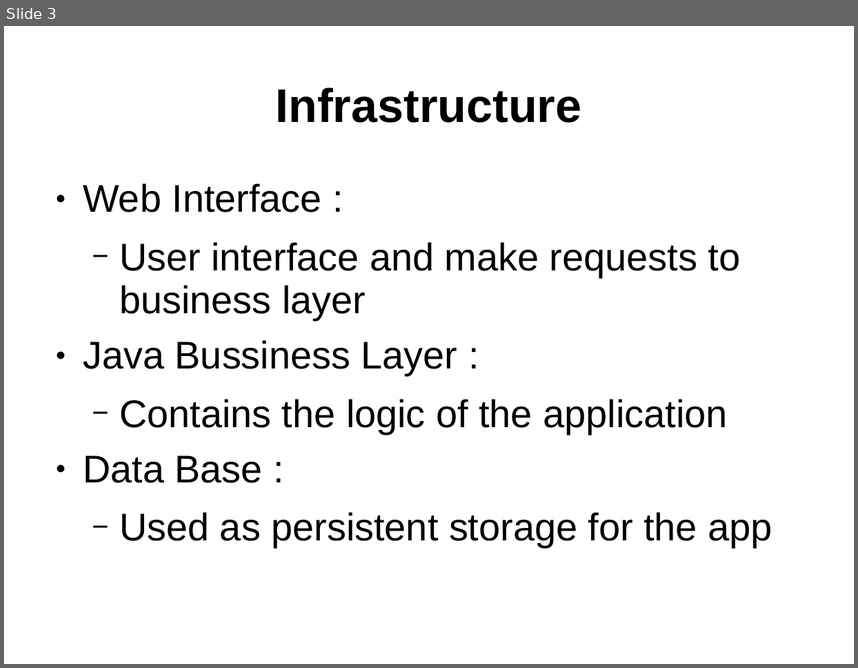
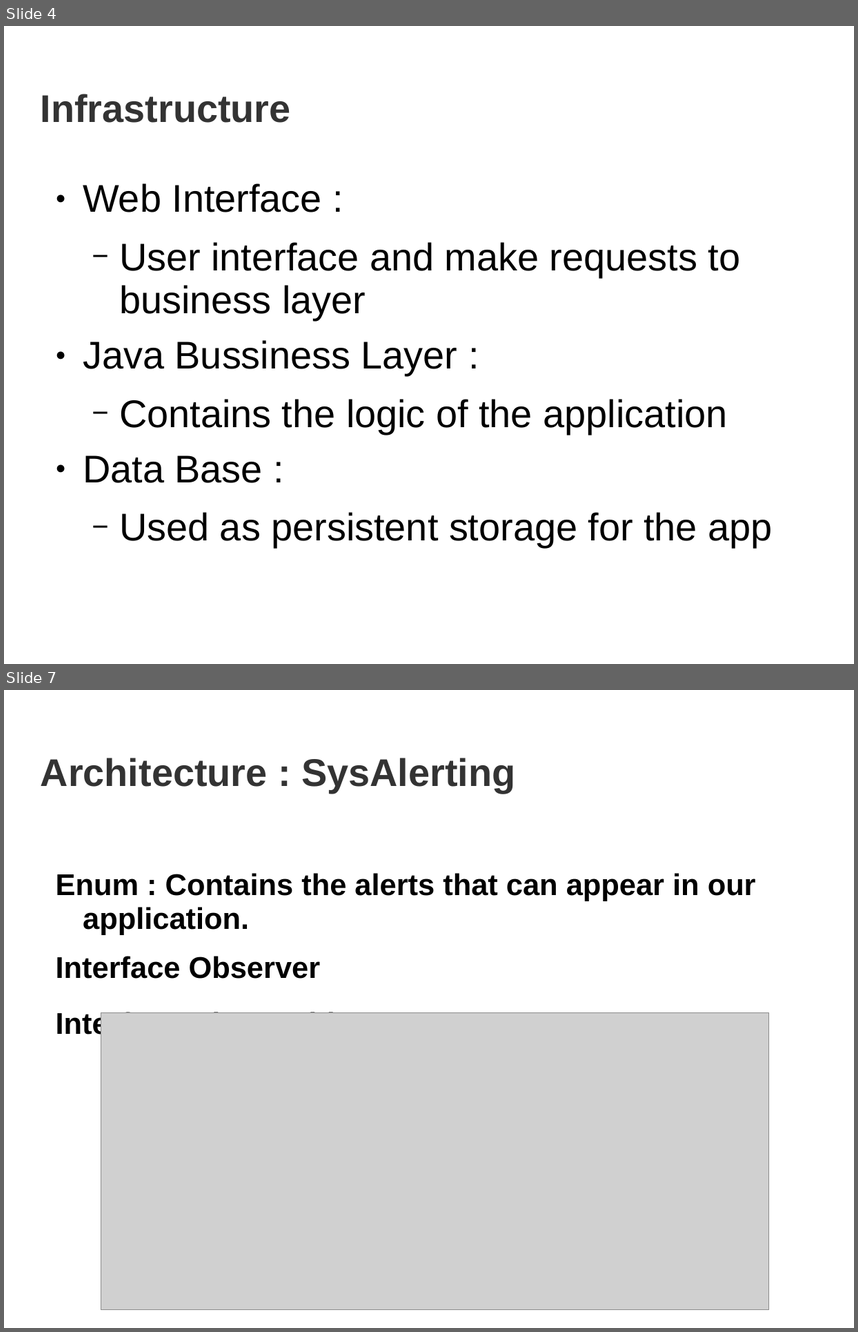
Before and after one commit to pbarbero/ESIEA.INF4035-EBAY, a slide deck: documentArchitecture.ppt. Shown one above the other, each under a label of ours: slide 3 before the commit, slides 4 and 7 after it; the slides between them are not shown. The pictures are 858x668 and 858x1332 pixels, drawn with LibreOffice and Linux fonts; fonts in the diff are those of the drawing; grey boxes stand for pictures; background and template pictures are left out. Boxes give left, top, right and bottom in pixels: in the first picture for what was removed or moved away, otherwise in the second. Text is boxed around its words. In the diff, an @@ line names an element or a change of style, - is before the commit and + after.

```diff
--- a/documentArchitecture.ppt
+++ b/documentArchitecture.ppt
@@ slide 7 added at [4,690,854,1328], background picture (left out) @@
@@ title added at [41,758,515,793], 36 pt, text #333333, bold @@
+Architecture : SysAlerting
@@ text added at [56,873,756,1041], 28 pt, text #000000, bold @@
+Enum : Contains the alerts that can appear in our application.
+Interface Observer
+Interface Observable
@@ picture added at [101,1012,769,1310] @@
@@ what was slide 3 is now slide 4 @@
@@ slide 4 changed as well @@
@@ title "Infrastructure": place and size @@
-title "Infrastructure" at [276,87,582,123]
+title "Infrastructure" at [41,94,291,123]
@@ title "Infrastructure" at [41,94,291,123]: size 44 to 36 pt, text colour #000000 to #333333; alignment centre to left @@
```
Also in this commit, not shown: 2 other slides changed, 6 other slides added, 1 slide removed.
